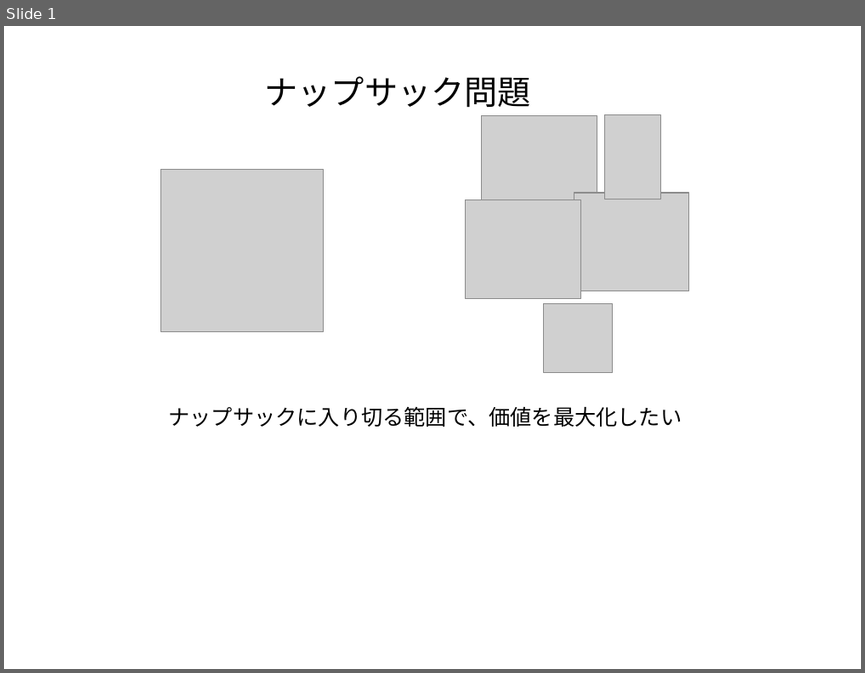
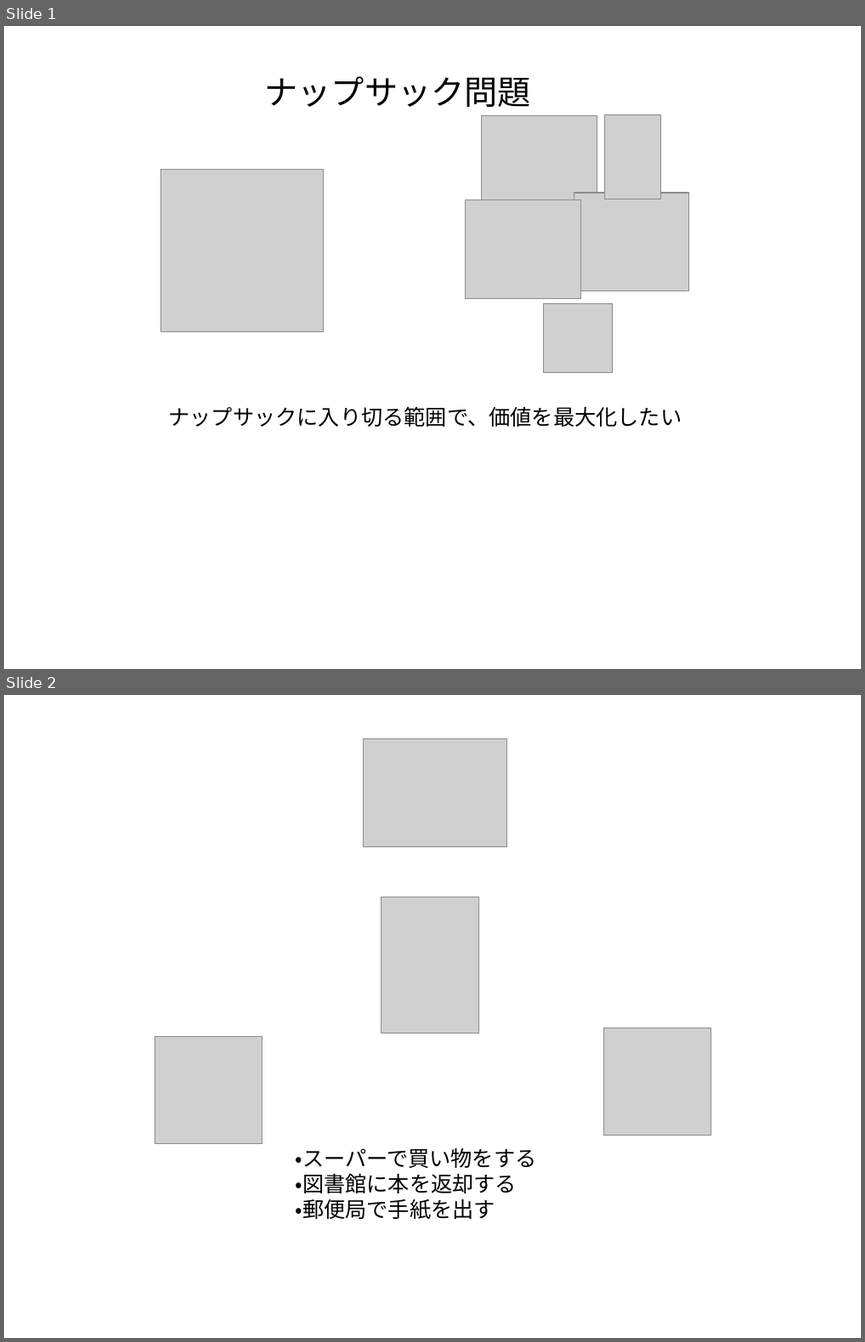
Before and after one commit to kaityo256/python_zero, a slide deck: dp/fig/fig.pptx. Shown one above the other, each under a label of ours: slide 1 before the commit, slides 1 and 2 after it. The pictures are 865x673 and 865x1342 pixels, drawn with LibreOffice and Linux fonts; fonts in the diff are those of the drawing; grey boxes stand for pictures. Boxes give left, top, right and bottom in pixels: in the first picture for what was removed or moved away, otherwise in the second. Text is boxed around its words. In the diff, an @@ line names an element or a change of style, - is before the commit and + after.

```diff
--- a/dp/fig/fig.pptx
+++ b/dp/fig/fig.pptx
@@ slide 2 added at (4,695,861,1338), background #FFFFFF @@
@@ picture added at (363,738,506,846) @@
@@ picture added at (381,897,478,1033) @@
@@ picture added at (154,1036,262,1143) @@
@@ picture added at (604,1027,711,1134) @@
@@ text added at (296,1148,537,1219), 18 pt, text #000000 @@
+・スーパーで買い物をする
+・図書館に本を返却する
+・郵便局で手紙を出す
```
Also in this commit, not shown: 2 slides changed, 2 other slides added, 5 other files.
